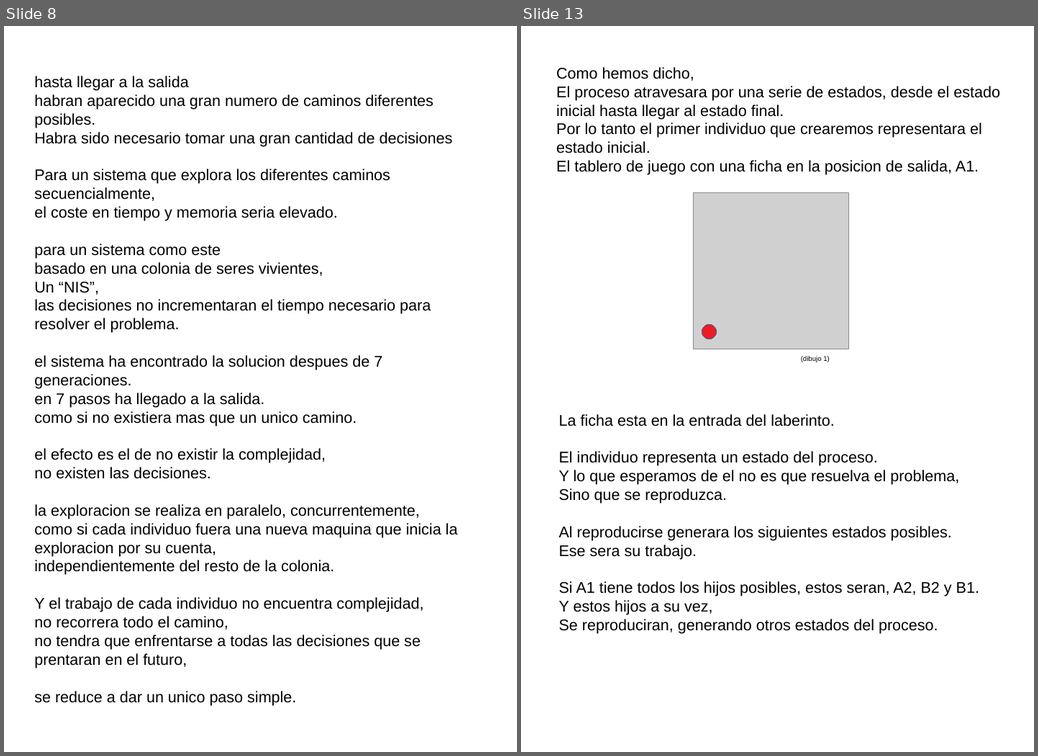
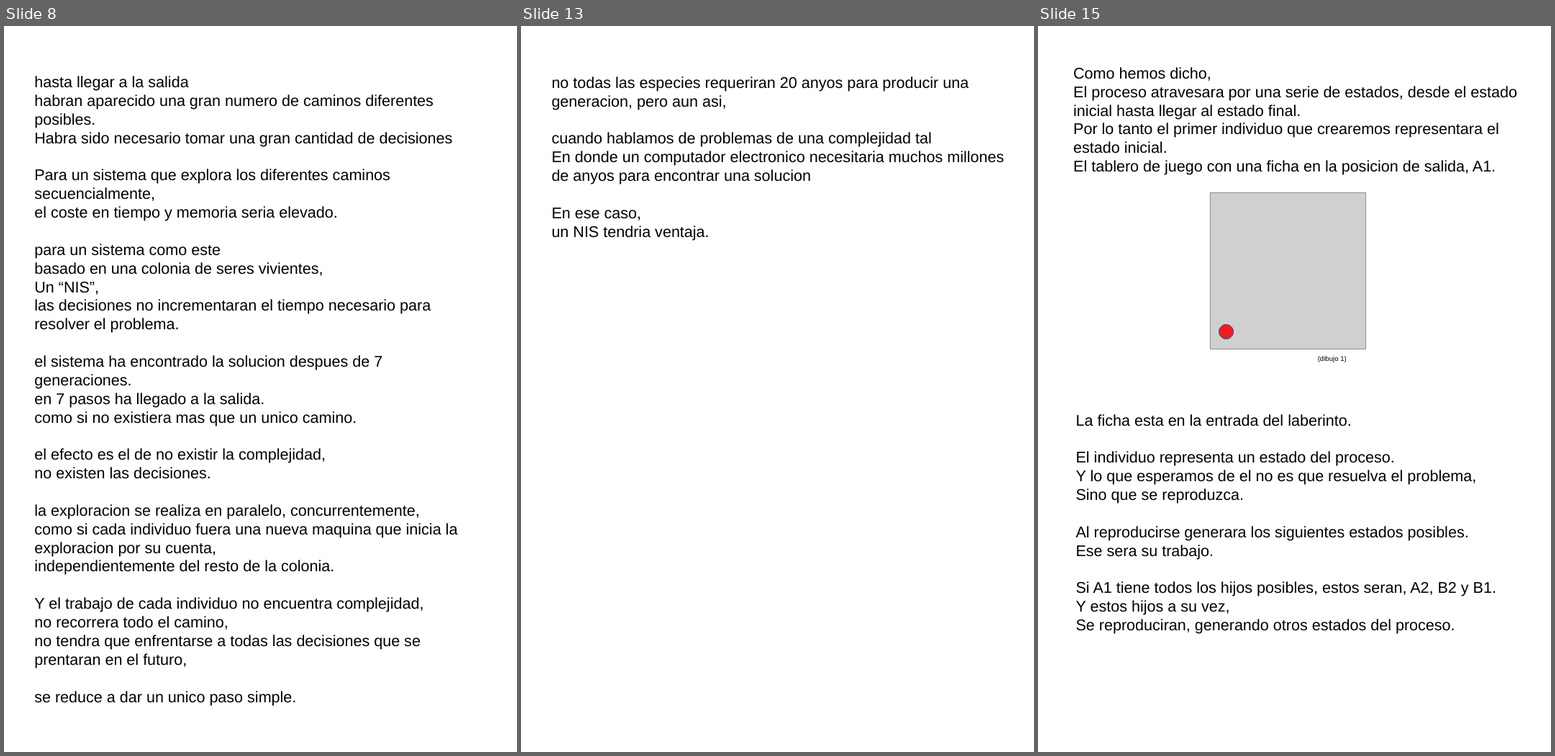
Before and after one commit to fabhrius/La-Cosa, a slide deck: capitulos/Potencia del sistema/Potencia del sistema.odp. Shown side by side, each under a label of ours: slides 8 and 13 before the commit, slides 8, 13 and 15 after it; the slides between them are not shown. The pictures are 1038x756 and 1555x756 pixels, drawn with LibreOffice and Linux fonts; fonts in the diff are those of the drawing; grey boxes stand for pictures. Boxes give left, top, right and bottom in pixels: in the first picture for what was removed or moved away, otherwise in the second. Text is boxed around its words. In the diff, an @@ line names an element or a change of style, - is before the commit and + after.

```diff
--- a/capitulos/Potencia del sistema/Potencia del sistema.odp
+++ b/capitulos/Potencia del sistema/Potencia del sistema.odp
@@ slide 13 added at <box>521,26,1034,752</box>, background #FFFFFF @@
@@ text added at <box>552,76,1004,241</box>, 18 pt, text #000000 @@
+no todas las especies requeriran 20 anyos para producir una generacion, pero aun asi,
+cuando hablamos de problemas de una complejidad tal
+En donde un computador electronico necesitaria muchos millones de anyos para encontrar una solucion
+En ese caso,
+un NIS tendria ventaja.
@@ what was slide 13 is now slide 15 @@
```
Also in this commit, not shown: 4 slides changed, 1 other slide added, 1 other file.
